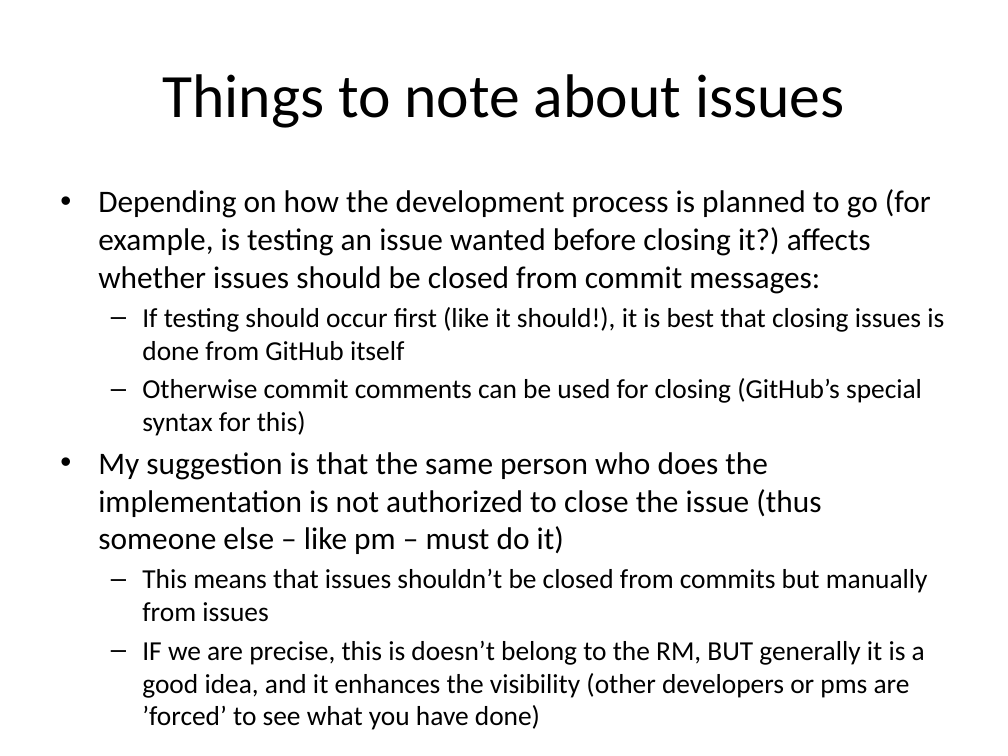
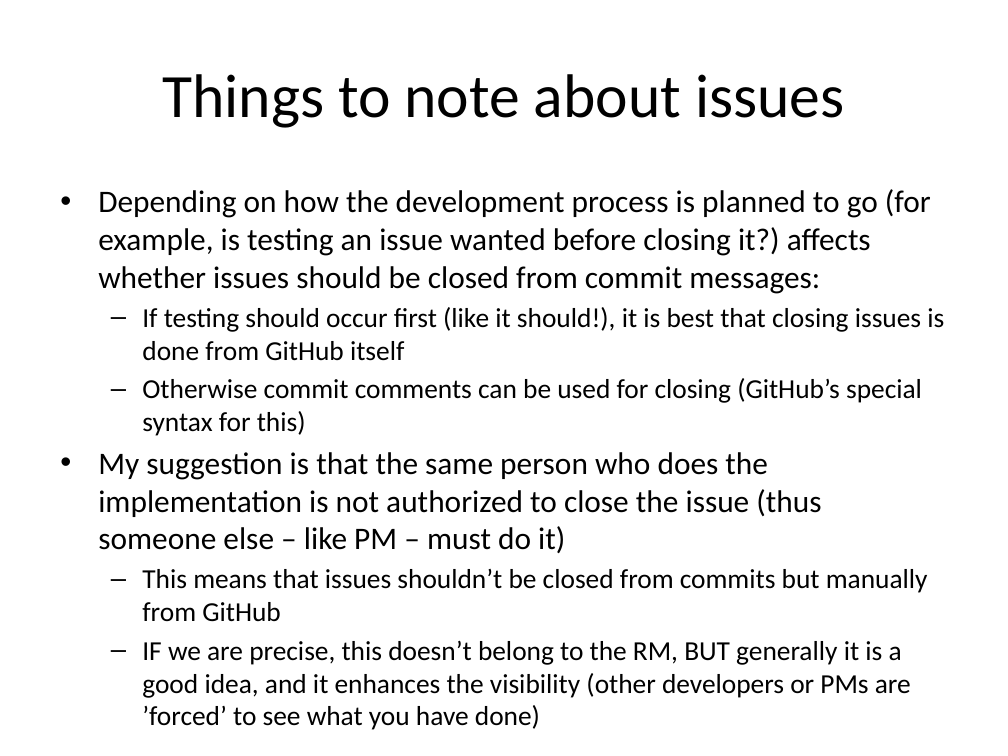
Before and after one commit to Ripppe/GraduRepo, a slide deck: slide 39 of Managing requirements in GitHub.pptx. Drawn at 1008x756 pixels with LibreOffice and Linux fonts; fonts in the diff are those of the drawing. Boxes give left, top, right and bottom in pixels: in the first picture for what was removed or moved away, otherwise in the second. Text is boxed around its words. In the diff, an @@ line names an element or a change of style, - is before the commit and + after.

```diff
--- a/Managing requirements in GitHub.pptx
+++ b/Managing requirements in GitHub.pptx
@@ text at [98,452,928,730]: text changed @@
-• My suggestion is that the same person who does the implementation is not authorized to close the issue (thus someone else – like pm – must do it)
-  – This means that issues shouldn’t be closed from commits but manually from issues
-  – IF we are precise, this is doesn’t belong to the RM, BUT generally it is a good idea, and it enhances the visibility (other developers or pms are ’forced’ to see what you have done)
+• My suggestion is that the same person who does the implementation is not authorized to close the issue (thus someone else – like PM – must do it)
+  – This means that issues shouldn’t be closed from commits but manually from GitHub
+  – IF we are precise, this doesn’t belong to the RM, BUT generally it is a good idea, and it enhances the visibility (other developers or PMs are ’forced’ to see what you have done)
```
Also in this commit, not shown: 27 other slides changed, 1 slide added, 1 other file.
